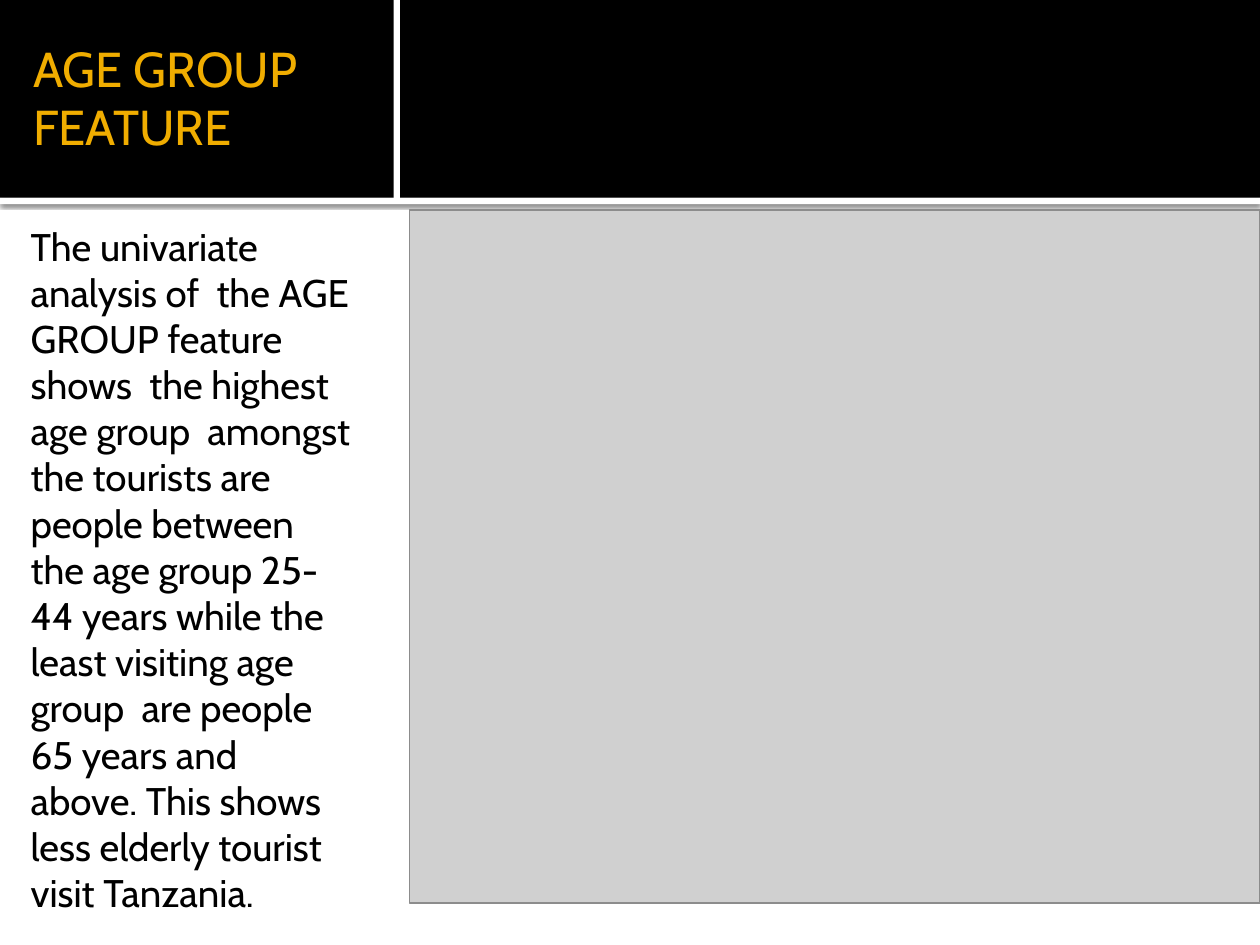
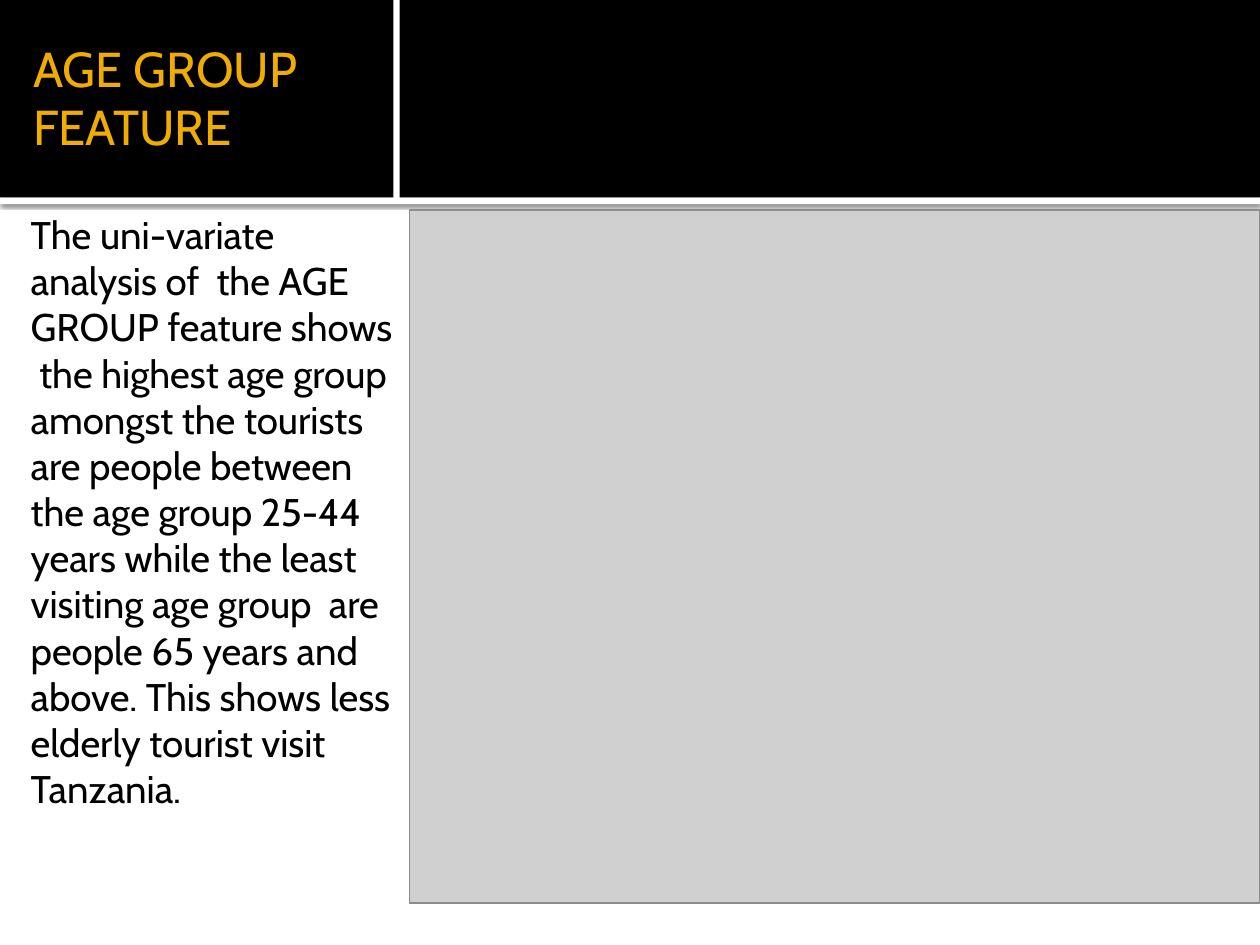
Before and after one commit to SuPaTeT/Code-Plateau-Group-2-Tanzania-Project, a slide deck: slide 5 of TANZANIA TOURIST REPORT.pptx. Drawn at 1260x945 pixels with LibreOffice and Linux fonts; fonts in the diff are those of the drawing; grey boxes stand for pictures. Boxes give left, top, right and bottom in pixels: in the first picture for what was removed or moved away, otherwise in the second. Text is boxed around its words. In the diff, an @@ line names an element or a change of style, - is before the commit and + after.

```diff
--- a/TANZANIA TOURIST REPORT.pptx
+++ b/TANZANIA TOURIST REPORT.pptx
@@ text at <box>31,220,392,804</box>: text changed @@
-The univariate analysis of the AGE GROUP feature shows the highest age group amongst the tourists are people between the age group 25-44 years while the least visiting age group are people 65 years and above. This shows less elderly tourist visit Tanzania.
+The uni-variate analysis of the AGE GROUP feature shows the highest age group amongst the tourists are people between the age group 25-44 years while the least visiting age group are people 65 years and above. This shows less elderly tourist visit Tanzania.
```
Also in this commit, not shown: 23 other slides changed, 1 slide added, 1 slide removed, 1 other file.
